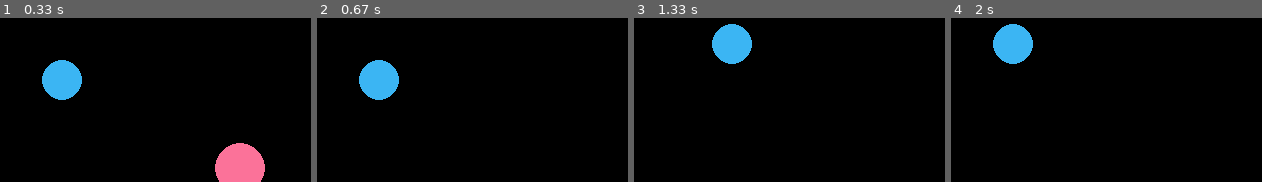
Above: before the commit, frames 1-4 (left to right).
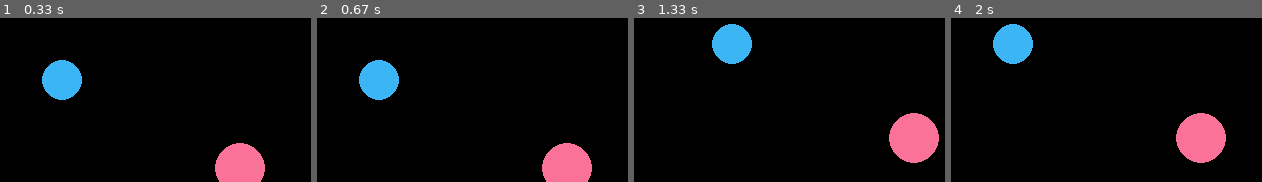
Above: after the commit, the same moments.

Repository: infProgram/inf371_spring2022-qwqVictor
Game: pygame game, started from pygame_practices/4MoveItemWithKey.py
Same seed, same stepped clock (60 frames per second), same inputs: the game is played once before the commit and once after it.
Inputs:
- Up to frame 1 (0.33 s): no input
- Up to frame 2 (0.67 s): hold Right from 0.33 s (still down)
- Up to frame 3 (1.33 s): release Right at 0.8 s; hold Up 0.83-1.13 s; hold W 0.83-1.13 s; hold Right from 1.17 s (still down); hold D from 1.17 s (still down)
- Up to frame 4 (2 s): release Right at 1.63 s; release D at 1.63 s; hold Left from 1.67 s (still down); hold A from 1.67 s (still down)

Frame 1 is identical in both runs. In frame 2, 3.2% of the frame differs, in the area x 72-89%, y 76-100%; in frame 3, 3.8%, in the area x 81-99%, y 57-89%; in frame 4, 3.8%.

Commit message:
fix(pygame_practices.4): fix border bug

Diff:
--- a/pygame_practices/4MoveItemWithKey.py
+++ b/pygame_practices/4MoveItemWithKey.py
@@ -14,21 +14,22 @@
 
     def __init__(self, color: tuple[int], radius: int, window_size: tuple[int], speed: tuple[int]):
         self.speed = [x for x in speed]
+        self.radius = radius
         self.window_size = window_size
         self.ball = pygame.Surface((radius * 2, radius * 2))
         self.ball_rect = pygame.draw.circle(self.ball, color, (radius, radius), radius).move((random.randint(radius, window_size[0] - radius), random.randint(radius, window_size[1] - radius)))
 
     def move(self, direction: tuple[int]):
-        print(direction)
+        print((self.ball_rect.x, self.ball_rect.y))
         self.ball_rect = self.ball_rect.move(*map(lambda x, y: x * y, self.speed, direction))
-        if self.ball_rect.left <= 0:
-            self.ball_rect = self.ball_rect.move((0, self.ball_rect.y))
-        elif self.ball_rect.right >= self.window_size[0]:
-            self.ball_rect = self.ball_rect.move((self.window_size[0], self.ball_rect.y))
-        if self.ball_rect.top <= 0:
-            self.ball_rect = self.ball_rect.move((self.ball_rect.x, 0))
-        elif self.ball_rect.bottom >= self.window_size[1]:
-            self.ball_rect = self.ball_rect.move((self.ball_rect.x, self.window_size[1]))
+        if self.ball_rect.x <= 0:
+            self.ball_rect.x = 0
+        elif self.ball_rect.x >= self.window_size[0]:
+            self.ball_rect.x = self.window_size[0]
+        if self.ball_rect.y <= 0:
+            self.ball_rect.y = 0
+        elif self.ball_rect.y >= self.window_size[1]:
+            self.ball_rect.y = self.window_size[1]
 
     def blit(self, screen: pygame.Surface):
         screen.blit(self.ball, self.ball_rect)
